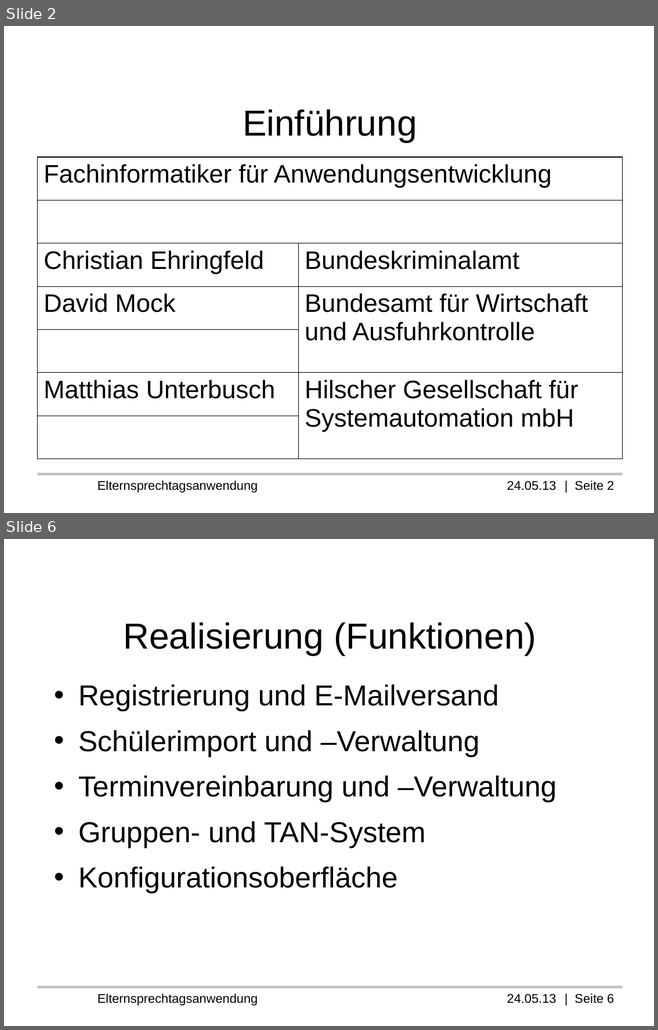
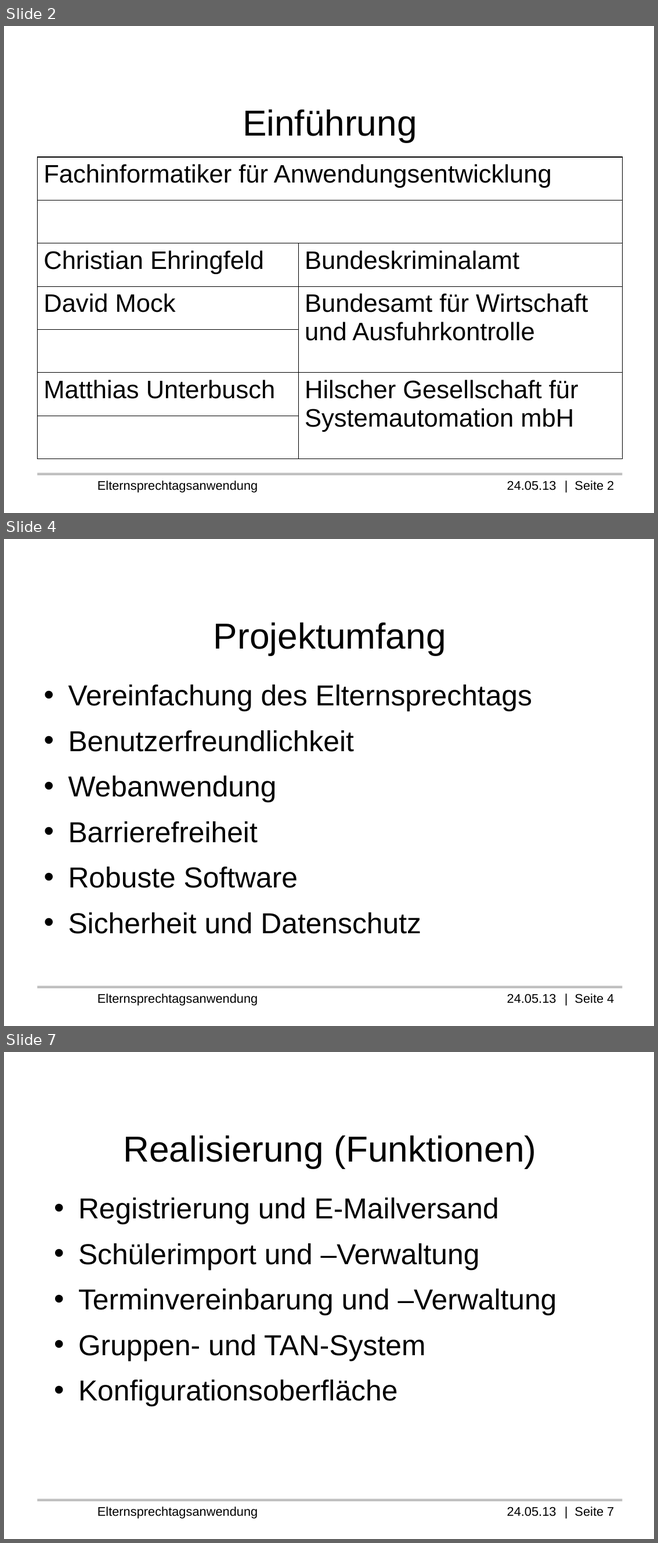
Before and after one commit to Professi/esta, a slide deck: docs/Praesentation/Elternsprechtagsanwendung(ESTA).odp. Shown one above the other, each under a label of ours: slides 2 and 6 before the commit, slides 2, 4 and 7 after it; the slides between them are not shown. The pictures are 658x1030 and 658x1543 pixels, drawn with LibreOffice and Linux fonts; fonts in the diff are those of the drawing; background and template pictures are left out. Boxes give left, top, right and bottom in pixels: in the first picture for what was removed or moved away, otherwise in the second. Text is boxed around its words. In the diff, an @@ line names an element or a change of style, - is before the commit and + after.

```diff
--- a/docs/Praesentation/Elternsprechtagsanwendung(ESTA).odp
+++ b/docs/Praesentation/Elternsprechtagsanwendung(ESTA).odp
@@ slide 4 added at (4, 539, 654, 1026), background #FFFFFF; not listed: 2 template elements that a slide beside it also shows @@
@@ title added at (213, 623, 446, 655), 40 pt, text #000000 @@
+Projektumfang
@@ text added at (68, 685, 532, 934), 32 pt, text #000000 @@
+• Vereinfachung des Elternsprechtags
+• Benutzerfreundlichkeit
+• Webanwendung
+• Barrierefreiheit
+• Robuste Software
+• Sicherheit und Datenschutz
@@ what was slide 6 is now slide 7 @@
@@ text at (97, 1507, 614, 1519): text changed @@
-Elternsprechtagsanwendung 24.05.13 | Seite 6
+Elternsprechtagsanwendung 24.05.13 | Seite 7
```
Also in this commit, not shown: 3 slides changed, 2 other slides added, 5 other files.
